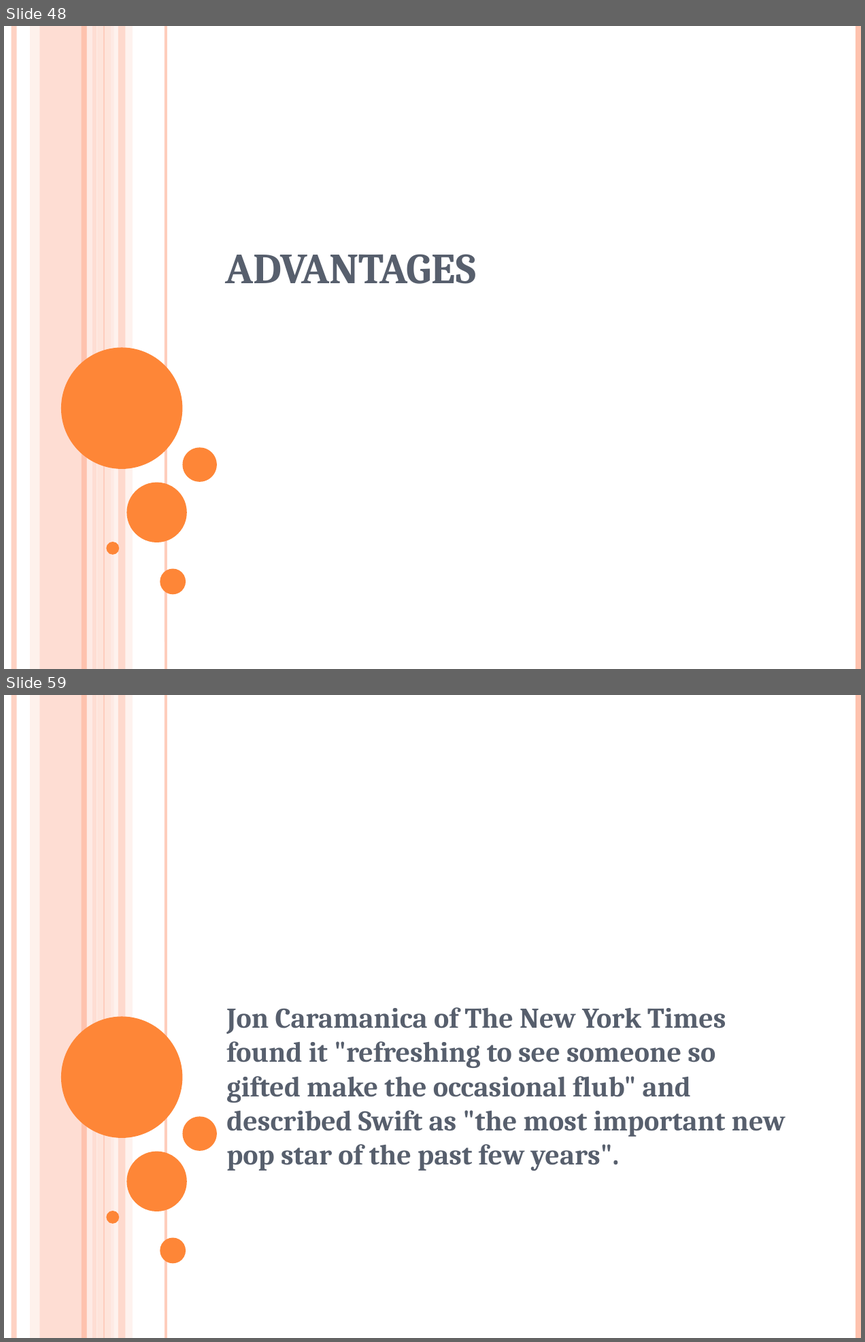
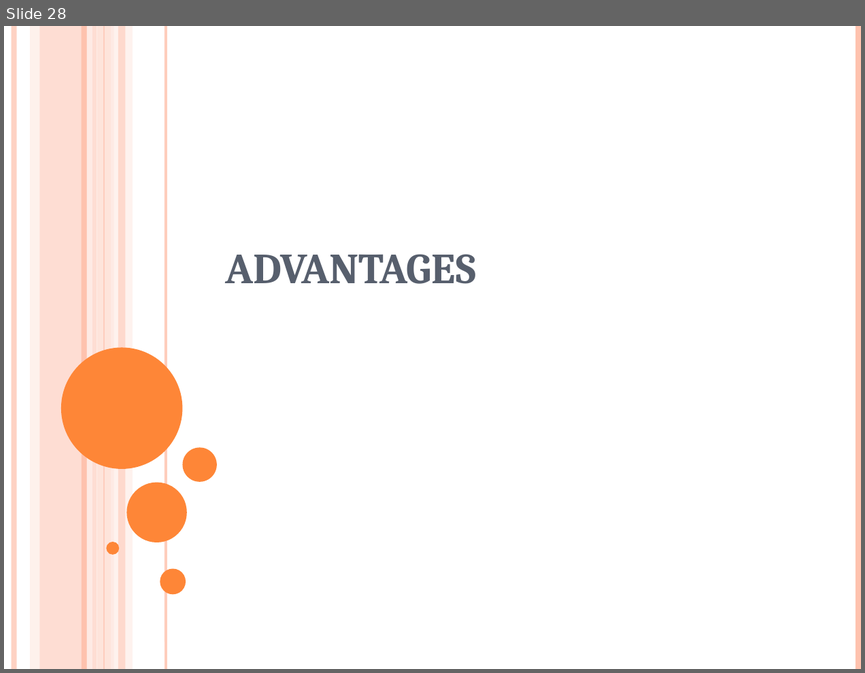
Before and after one commit to surabhi5/instant-ppt, a slide deck: output.pptx. Shown one above the other, each under a label of ours: slides 48 and 59 before the commit, slide 28 after it; the slides between them are not shown. The pictures are 865x1342 and 865x673 pixels, drawn with LibreOffice and Linux fonts; fonts in the diff are those of the drawing. Boxes give left, top, right and bottom in pixels: in the first picture for what was removed or moved away, otherwise in the second. Text is boxed around its words. In the diff, an @@ line names an element or a change of style, - is before the commit and + after.

```diff
--- a/output.pptx
+++ b/output.pptx
@@ slide 59 removed at box(4, 695, 861, 1338), background #FFFFFF; not listed: 16 template elements that a slide beside it also shows @@
@@ subtitle removed at box(226, 1007, 785, 1170) @@
-Jon Caramanica of The New York Times found it "refreshing to see someone so gifted make the occasional flub" and described Swift as "the most important new pop star of the past few years".
@@ what was slide 48 is now slide 28 @@
```
Also in this commit, not shown: 2 slides changed, 69 slides added, 110 other slides removed, 2 other files.
